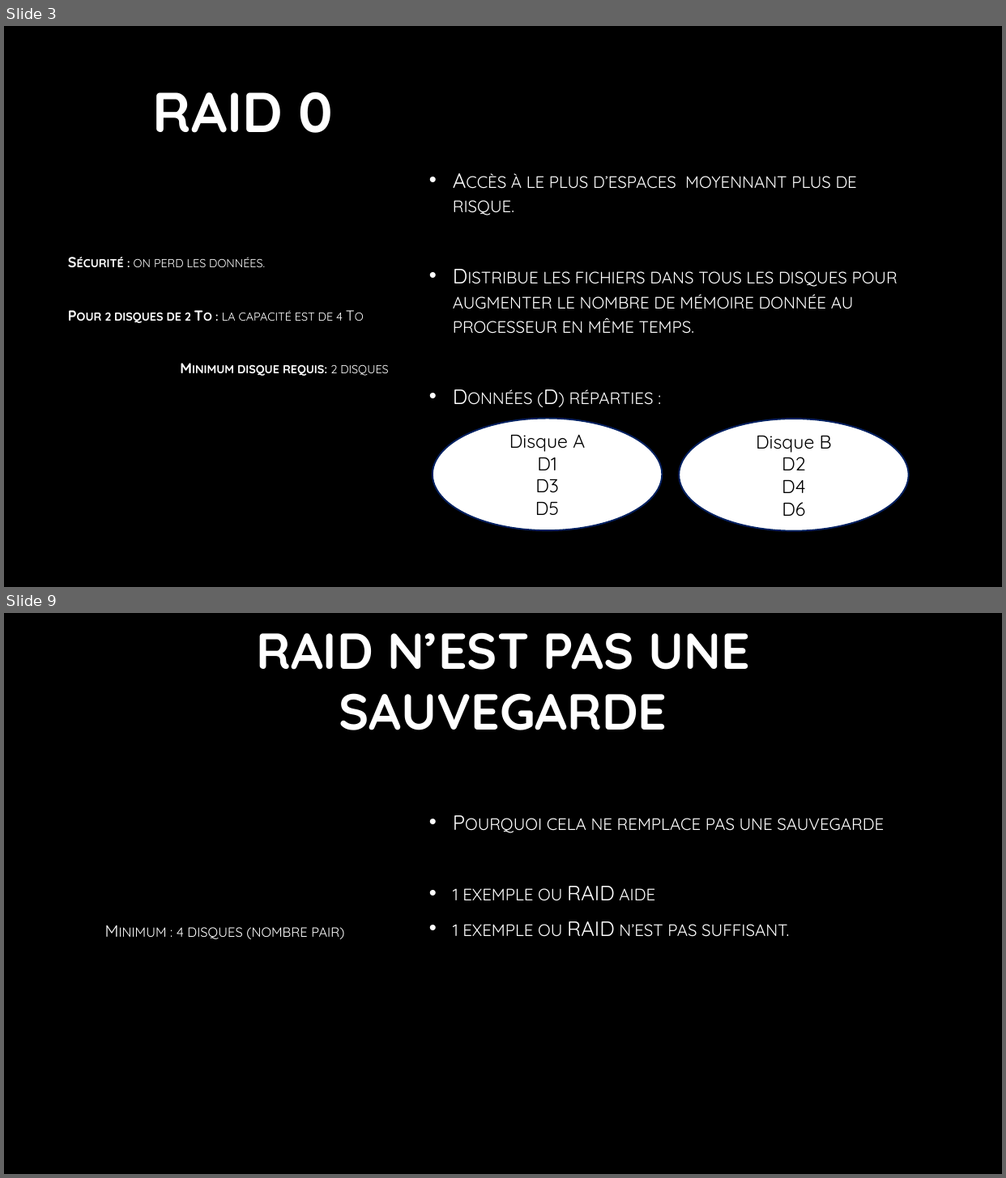
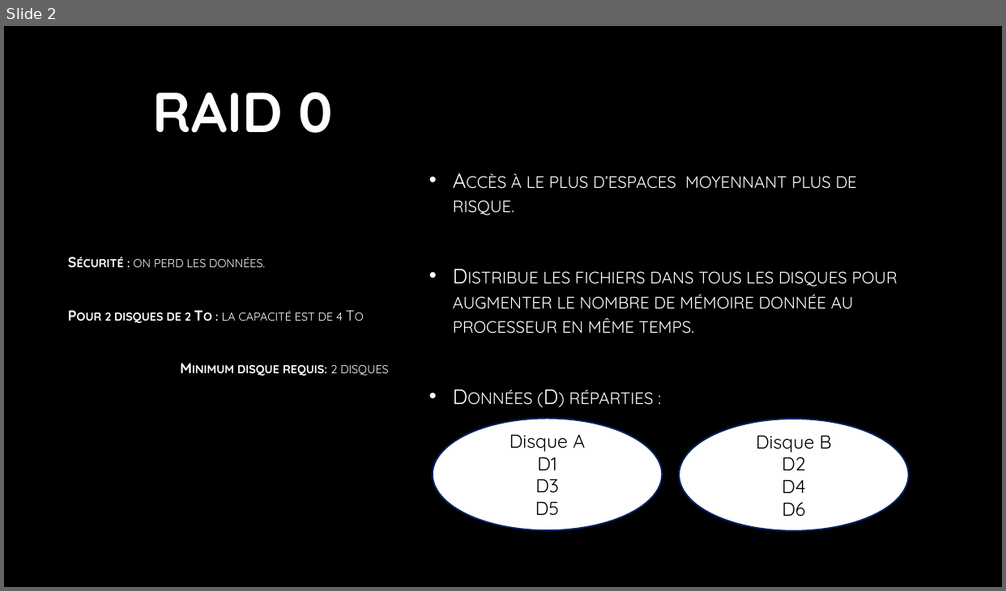
Before and after one commit to L0uigi/Cegep-2026-27, a slide deck: Outils et Materiels/Cartes éclair sur le RAID.pptx. Shown one above the other, each under a label of ours: slides 3 and 9 before the commit, slide 2 after it; the slides between them are not shown. The pictures are 1006x1178 and 1006x591 pixels, drawn with LibreOffice and Linux fonts; fonts in the diff are those of the drawing; background and template pictures are left out. Boxes give left, top, right and bottom in pixels: in the first picture for what was removed or moved away, otherwise in the second. Text is boxed around its words. In the diff, an @@ line names an element or a change of style, - is before the commit and + after.

```diff
--- a/Outils et Materiels/Cartes éclair sur le RAID.pptx
+++ b/Outils et Materiels/Cartes éclair sur le RAID.pptx
@@ slide 9 removed at (4, 613, 1002, 1174), background picture (left out) @@
@@ title removed at (256, 632, 750, 730) @@
-RAID N’EST PAS UNE SAUVEGARDE
@@ text removed at (453, 818, 884, 937) @@
-• Pourquoi cela ne remplace pas une sauvegarde
-• 1 exemple ou RAID aide
-• 1 exemple ou RAID n’est pas suffisant.
@@ text removed at (177, 927, 344, 939) @@
-Minimum : 4 disques (nombre pair)
@@ what was slide 3 is now slide 2 @@
```
Also in this commit, not shown: 3 slides changed, 3 slides added, 4 other slides removed, 1 other file.
